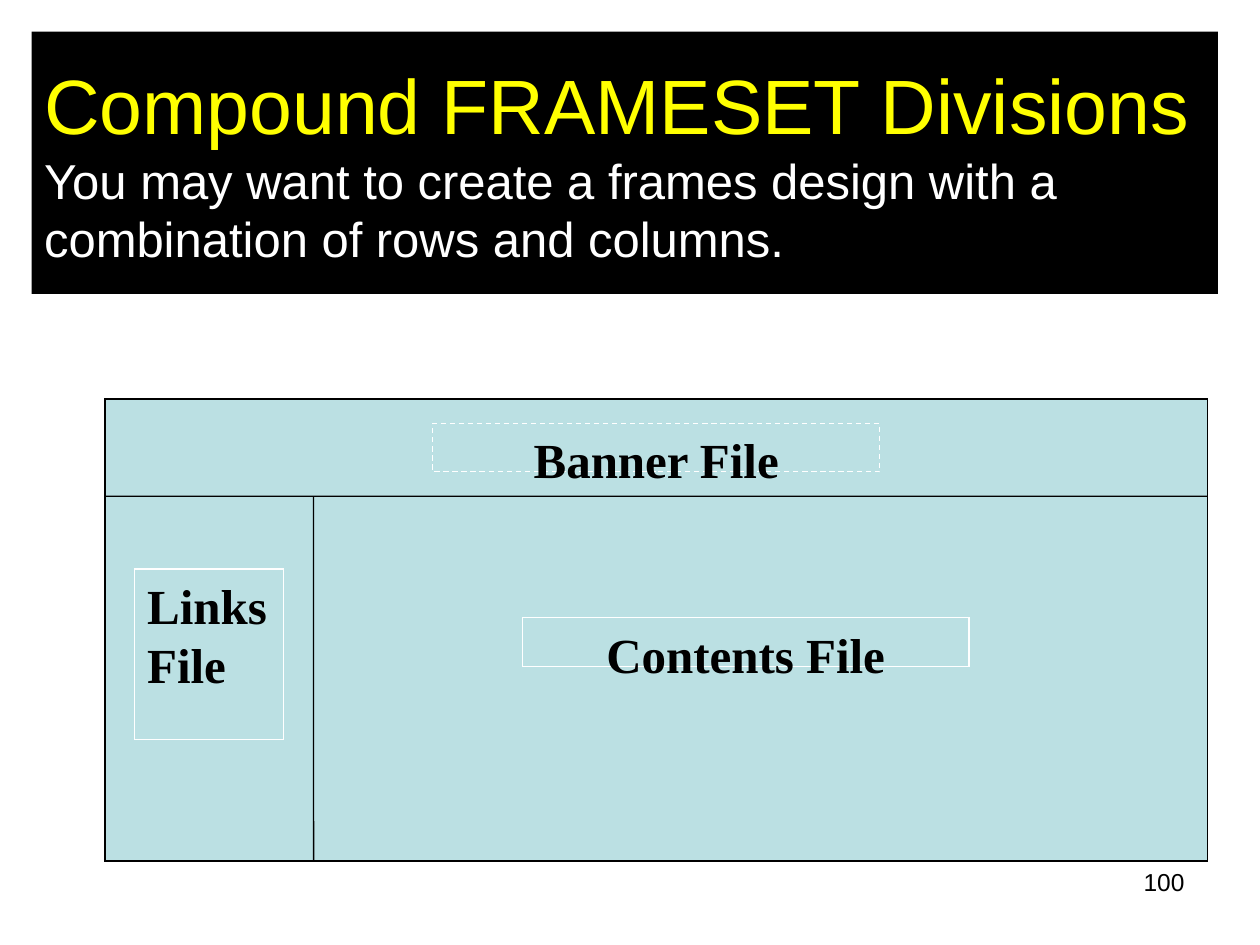
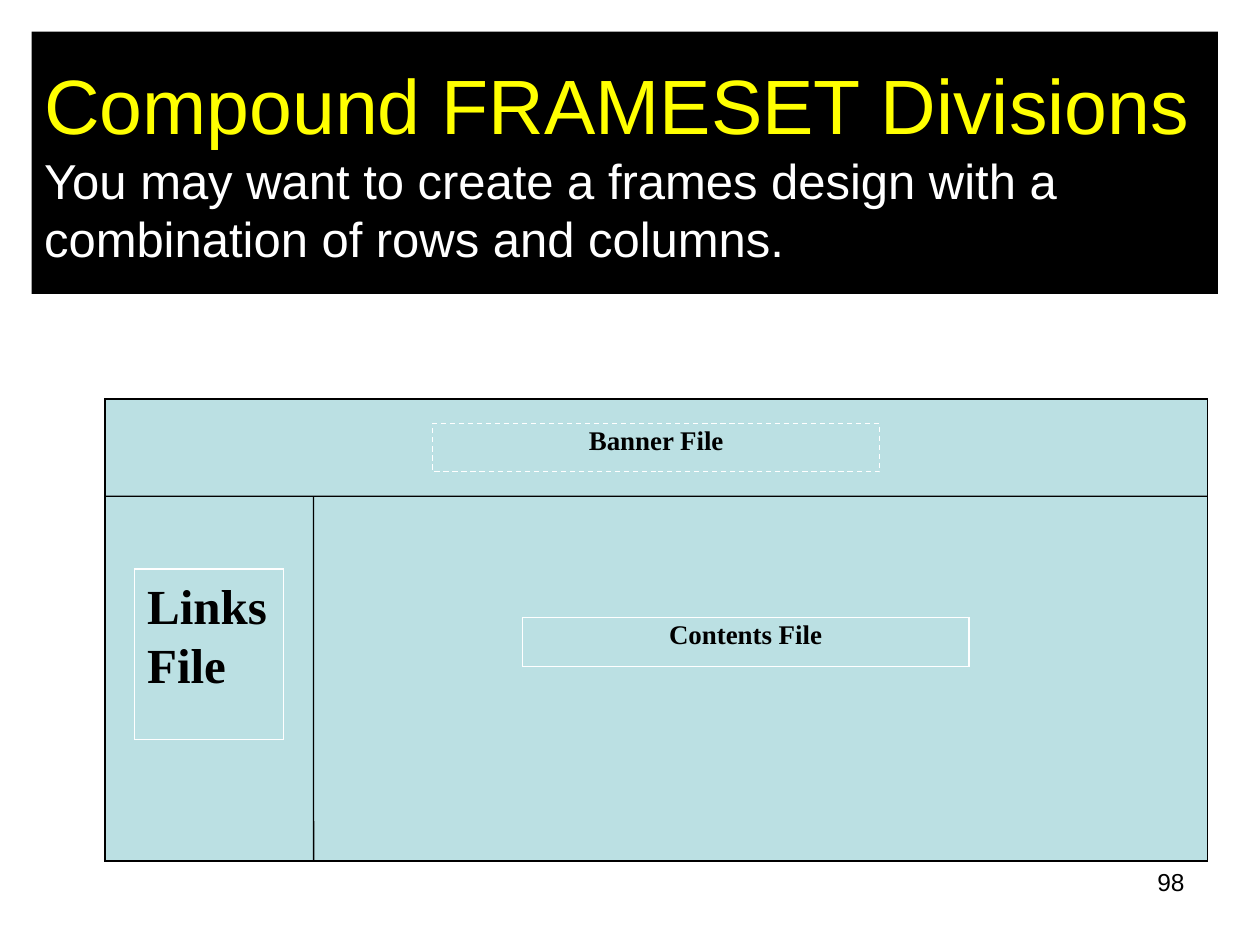
Before and after one commit to engineershoaibakhter/Web-App-Development-Course, a slide deck: slide 98 of notes/html.ppt (slide 100 before the commit). Drawn at 1260x945 pixels with LibreOffice and Linux fonts; fonts in the diff are those of the drawing. Boxes give left, top, right and bottom in pixels: in the first picture for what was removed or moved away, otherwise in the second. Text is boxed around its words. In the diff, an @@ line names an element or a change of style, - is before the commit and + after.

```diff
--- a/notes/html.ppt
+++ b/notes/html.ppt
@@ rectangle "Banner File" at [432, 423, 879, 472]: size 28 to 15.4 pt; line spacing 1 to 0.8 @@
@@ rectangle "Contents File" at [522, 617, 969, 667]: size 28 to 15.4 pt; line spacing 1 to 0.8 @@
@@ page number at [1157, 874, 1184, 892]: text changed @@
-100
+98
```
Also in this commit, not shown: 35 other slides changed, 2 slides removed, 1 other file.
